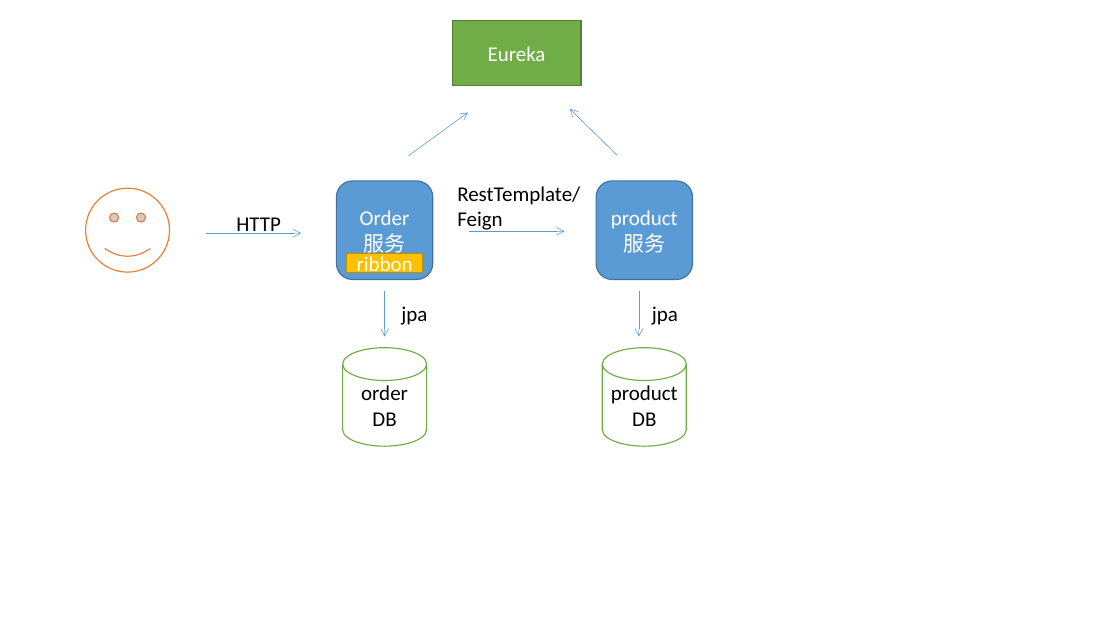
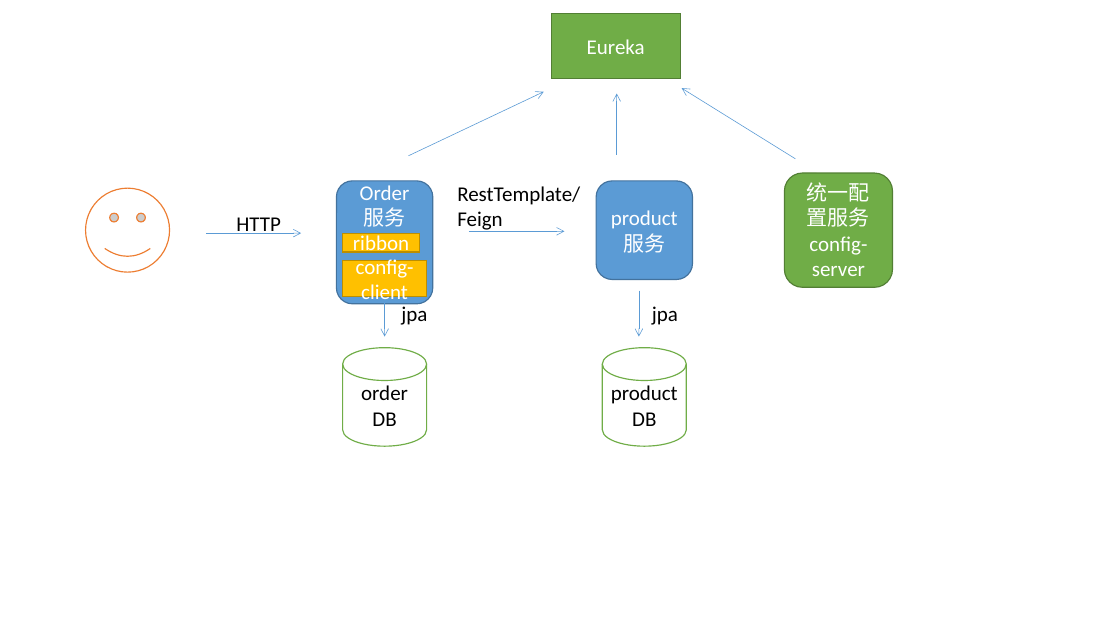
Before and after one commit to kylingongfu/hicloud, a slide deck: slide 1 of doc/架构图.pptx. Drawn at 1120x630 pixels with LibreOffice and Linux fonts; fonts in the diff are those of the drawing. Boxes give left, top, right and bottom in pixels: in the first picture for what was removed or moved away, otherwise in the second. Text is boxed around its words. In the diff, an @@ line names an element or a change of style, - is before the commit and + after.

```diff
--- a/doc/架构图.pptx
+++ b/doc/架构图.pptx
@@ rectangle "Eureka": place and size @@
-rectangle "Eureka" at box(452, 20, 581, 85)
+rectangle "Eureka" at box(551, 13, 680, 78)
@@ arrow added from (796, 159) to (682, 88), #5B9BD5 0.5 pt @@
@@ arrow moved from (408, 155) - (468, 113) to (408, 155) - (544, 92) @@
@@ arrow moved from (617, 155) - (570, 109) to (617, 155) - (617, 93) @@
@@ rounded rectangle added at box(785, 173, 893, 287), fill #70AD47, outline #538035 1 pt, 18 pt, text #FFFFFF @@
+统一配置服务
+config-server
@@ rounded rectangle "Order服务": place and size @@
-rounded rectangle "Order服务" at box(337, 181, 434, 279)
+rounded rectangle "Order服务" at box(337, 181, 434, 303)
@@ rectangle "ribbon": place and size @@
-rectangle "ribbon" at box(346, 254, 423, 273)
+rectangle "ribbon" at box(343, 234, 419, 253)
@@ rectangle added at box(343, 260, 427, 297), fill #FFC000, outline #BD8E00 1 pt, 18 pt, text #FFFFFF @@
+config-client
```
Also in this commit, not shown: 4 other files.
